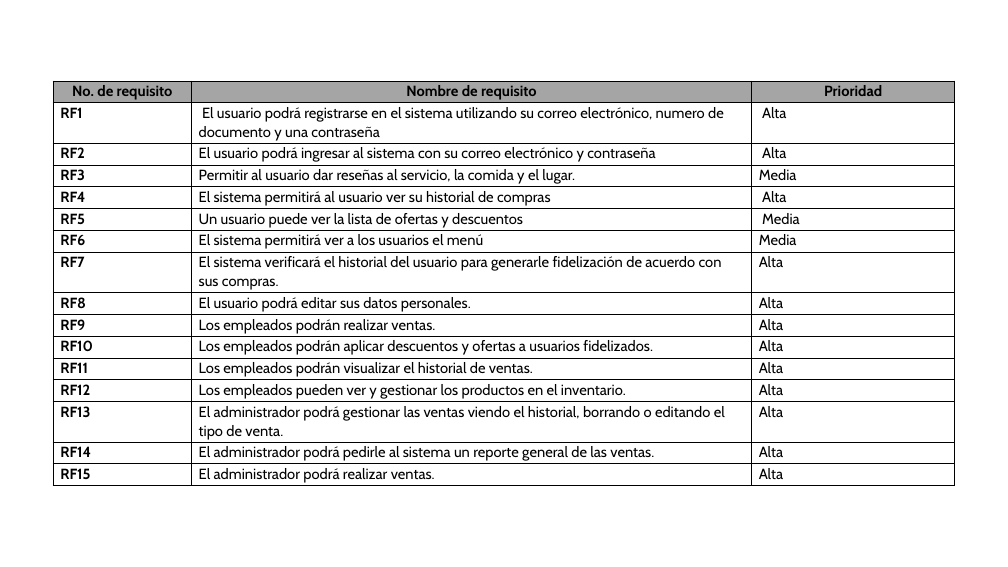
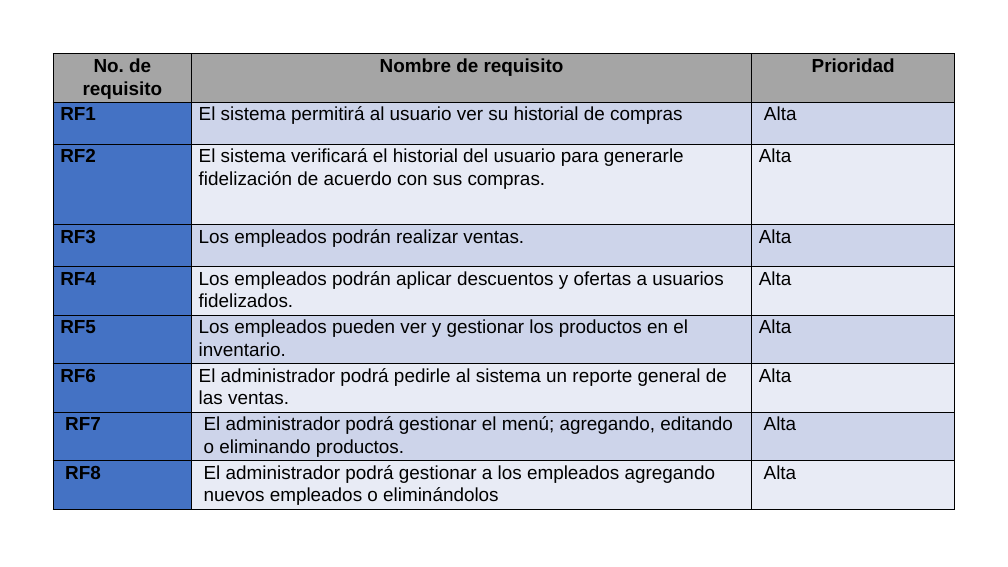
Before and after one commit to cmsrwood/mrhomero, a slide deck: slide 25 of entregables/Entregable (presentación).pptx (slide 21 before the commit). Drawn at 1008x567 pixels with LibreOffice and Linux fonts; fonts in the diff are those of the drawing. Boxes give left, top, right and bottom in pixels: in the first picture for what was removed or moved away, otherwise in the second. Text is boxed around its words. In the diff, an @@ line names an element or a change of style, - is before the commit and + after.

```diff
--- a/entregables/Entregable (presentación).pptx
+++ b/entregables/Entregable (presentación).pptx
@@ table at bbox=[53, 54, 955, 509] @@
-row 2: RF1 | El usuario podrá registrarse en el sistema utilizando su correo electrónico, numero de documento y una contraseña | Alta
-row 3: RF2 | El usuario podrá ingresar al sistema con su correo electrónico y contraseña | Alta
-row 4: RF3 | Permitir al usuario dar reseñas al servicio, la comida y el lugar. | Media
-row 5: RF4 | El sistema permitirá al usuario ver su historial de compras | Alta
-row 6: RF5 | Un usuario puede ver la lista de ofertas y descuentos | Media
-row 7: RF6 | El sistema permitirá ver a los usuarios el menú | Media
-row 8: RF7 | El sistema verificará el historial del usuario para generarle fidelización de acuerdo con sus compras. | Alta
-row 9: RF8 | El usuario podrá editar sus datos personales. | Alta
-row 10: RF9 | Los empleados podrán realizar ventas. | Alta
-row 11: RF10 | Los empleados podrán aplicar descuentos y ofertas a usuarios fidelizados. | Alta
-row 12: RF11 | Los empleados podrán visualizar el historial de ventas. | Alta
-row 13: RF12 | Los empleados pueden ver y gestionar los productos en el inventario. | Alta
-row 14: RF13 | El administrador podrá gestionar las ventas viendo el historial, borrando o editando el tipo de venta. | Alta
-row 15: RF14 | El administrador podrá pedirle al sistema un reporte general de las ventas. | Alta
-row 16: RF15 | El administrador podrá realizar ventas. | Alta
+row 2: RF1 | El sistema permitirá al usuario ver su historial de compras | Alta
+row 3: RF2 | El sistema verificará el historial del usuario para generarle fidelización de acuerdo con sus compras. | Alta
+row 4: RF3 | Los empleados podrán realizar ventas. | Alta
+row 5: RF4 | Los empleados podrán aplicar descuentos y ofertas a usuarios fidelizados. | Alta
+row 6: RF5 | Los empleados pueden ver y gestionar los productos en el inventario. | Alta
+row 7: RF6 | El administrador podrá pedirle al sistema un reporte general de las ventas. | Alta
+row 8: RF7 | El administrador podrá gestionar el menú; agregando, editando o eliminando productos. | Alta
+row 9: RF8 | El administrador podrá gestionar a los empleados agregando nuevos empleados o eliminándolos | Alta
@@ table: place and size @@
-table at bbox=[53, 81, 955, 487]
+table at bbox=[53, 54, 955, 509]
```
Also in this commit, not shown: 17 other slides changed, 5 slides added, 9 slides removed, 22 other files.
